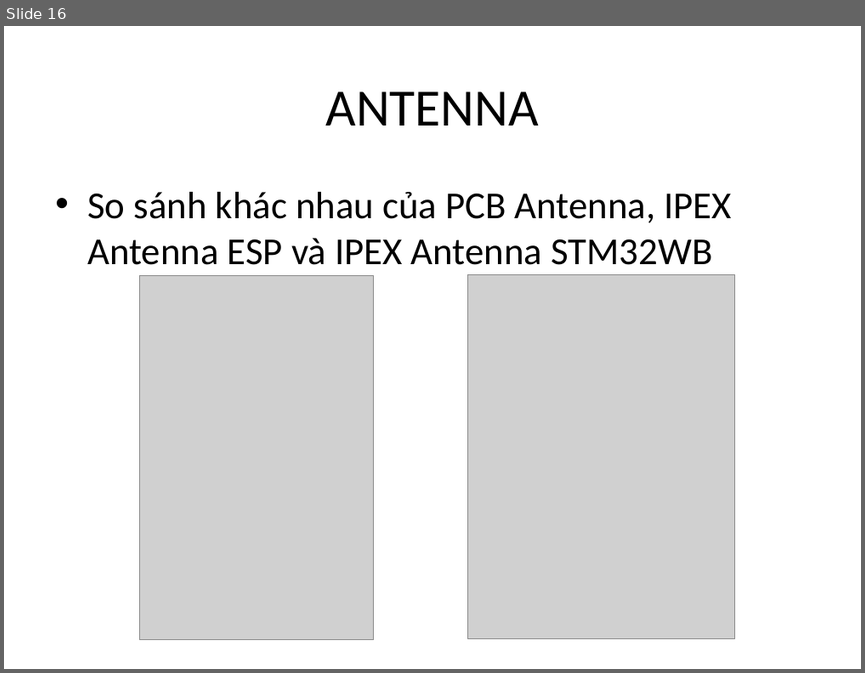
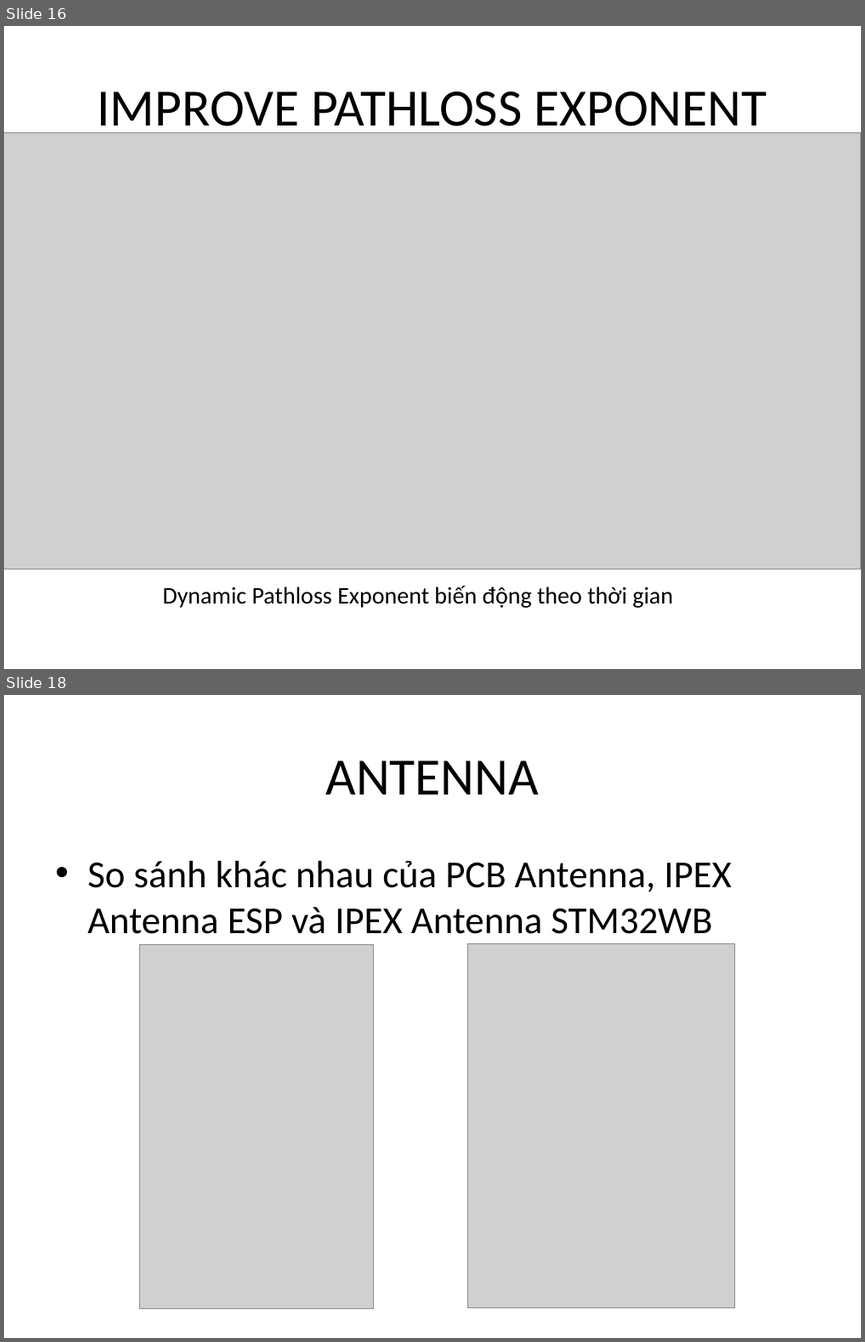
Before and after one commit to letruongthanh3698/BLE_matlab, a slide deck: report/Timeline.Report.pptx. Shown one above the other, each under a label of ours: slide 16 before the commit, slides 16 and 18 after it; the slides between them are not shown. The pictures are 865x673 and 865x1342 pixels, drawn with LibreOffice and Linux fonts; fonts in the diff are those of the drawing; grey boxes stand for pictures. Boxes give left, top, right and bottom in pixels: in the first picture for what was removed or moved away, otherwise in the second. Text is boxed around its words. In the diff, an @@ line names an element or a change of style, - is before the commit and + after.

```diff
--- a/report/Timeline.Report.pptx
+++ b/report/Timeline.Report.pptx
@@ slide 16 added at box(4, 26, 861, 669), background #FFFFFF @@
@@ title added at box(97, 91, 766, 138), 44 pt, text #000000 @@
+IMPROVE PATHLOSS EXPONENT
@@ picture added at box(4, 133, 861, 568) @@
@@ text added at box(163, 585, 673, 607), 20 pt, text #000000 @@
+Dynamic Pathloss Exponent biến động theo thời gian
@@ what was slide 16 is now slide 18 @@
```
Also in this commit, not shown: 9 slides changed, 1 other slide added, 10 slides removed, 18 other files.
